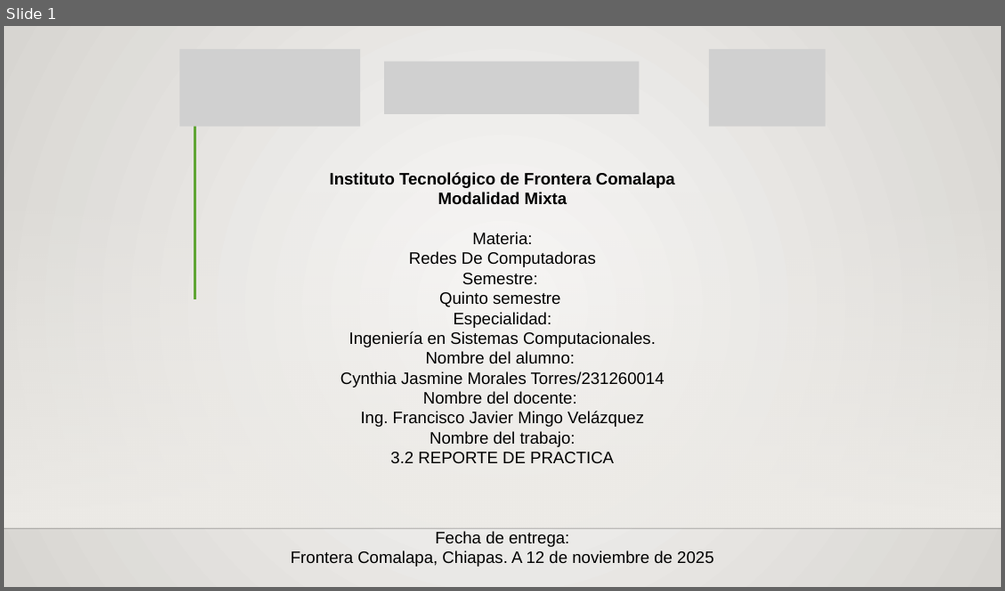
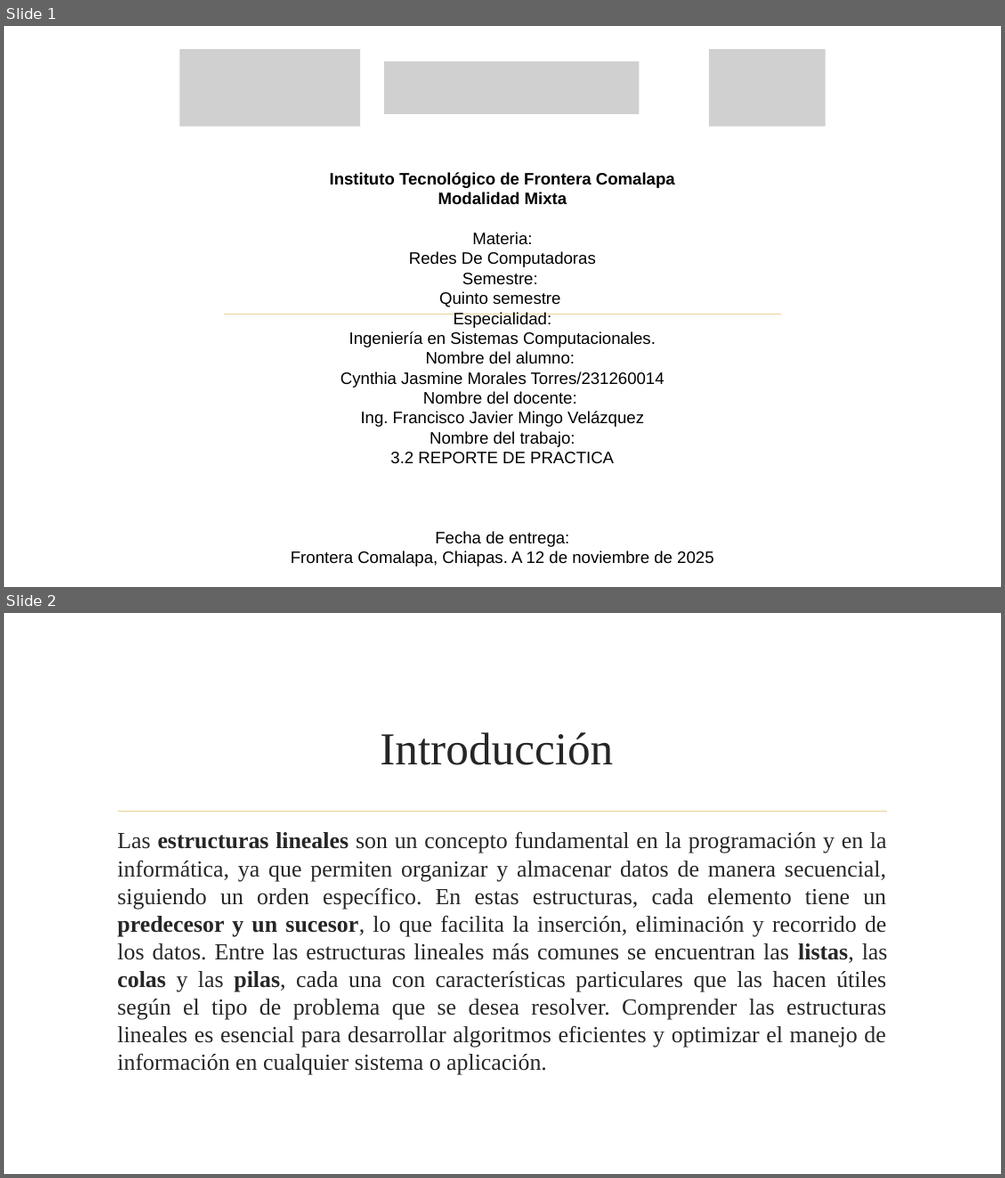
Before and after one commit to Cynthia21Morales/EstructuraDeDatos_CynthiaJasmineMT, a slide deck: Unidad 3/3.2 Reporte de Practica_Cynthia Jasmine Morales Torres.pptx. Shown one above the other, each under a label of ours: slide 1 before the commit, slides 1 and 2 after it. The pictures are 1005x591 and 1005x1178 pixels, drawn with LibreOffice and Linux fonts; fonts in the diff are those of the drawing; grey boxes stand for pictures; background and template pictures are left out. Boxes give left, top, right and bottom in pixels: in the first picture for what was removed or moved away, otherwise in the second. Text is boxed around its words. In the diff, an @@ line names an element or a change of style, - is before the commit and + after.

```diff
--- a/Unidad 3/3.2 Reporte de Practica_Cynthia Jasmine Morales Torres.pptx
+++ b/Unidad 3/3.2 Reporte de Practica_Cynthia Jasmine Morales Torres.pptx
@@ slide 2 added at (4,613,1001,1174), background picture (left out) @@
@@ title added at (380,732,613,765), 44 pt, text #262626 @@
+Introducción
@@ line added from (119, 811) to (887, 811), #E8D191 1.25 pt @@
@@ text added at (117,832,888,1075), 22.2 pt, text #262626 @@
+Las estructuras lineales son un concepto fundamental en la programación y en la informática, ya que permiten organizar y almacenar datos de manera secuencial, siguiendo un orden específico. En estas estructuras, cada elemento tiene un predecesor y un sucesor, lo que facilita la inserción, eliminación y recorrido de los datos. Entre las estructuras lineales más comunes se encuentran las listas, las colas y las pilas, cada una con características particulares que las hacen útiles según el tipo de problema que se desea resolver. Comprender las estructuras lineales es esencial para desarrollar algoritmos eficientes y optimizar el manejo de información en cualquier sistema o aplicación.
@@ slide 1 changed as well @@
@@ background gradient #FAFAF9 to #D7D5D2 to picture (left out) @@
@@ line removed from (194, 91) to (194, 300) @@
@@ rectangle removed at (4,191,1001,527) @@
@@ line added from (224, 313) to (782, 313), #E8D191 1.25 pt @@
@@ line removed from (4, 529) to (1001, 529) @@
```
Also in this commit, not shown: 6 other slides added, 56 other files.
